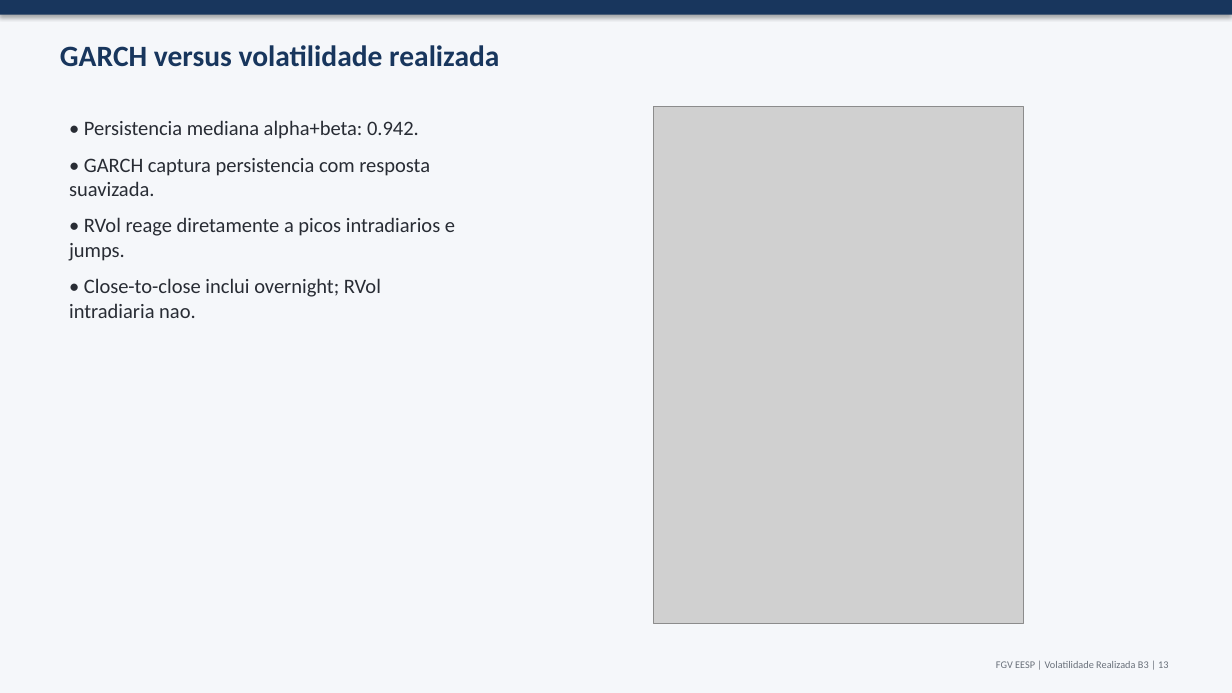
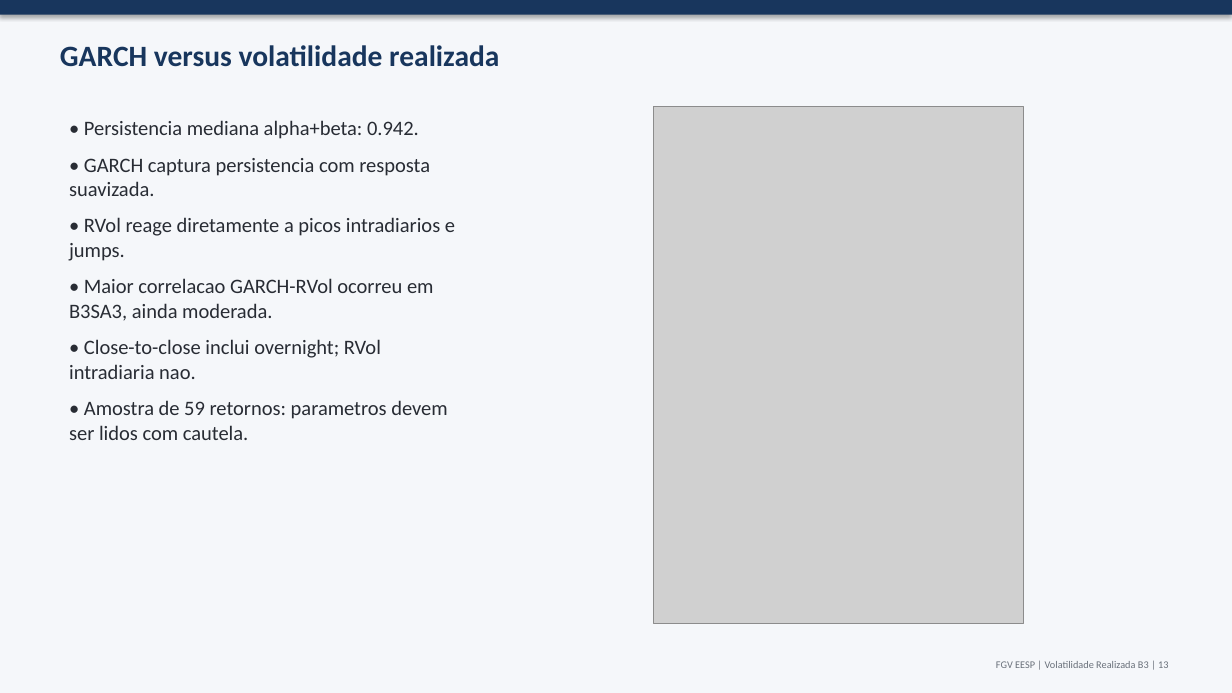
Before and after one commit to JoaoPauloZangrandi/volatilidade-realizada-b3, a slide deck: slide 13 of outputs/slides/trabalho_volatilidade_realizada_b3.pptx. Drawn at 1232x693 pixels with LibreOffice and Linux fonts; fonts in the diff are those of the drawing; grey boxes stand for pictures. Boxes give left, top, right and bottom in pixels: in the first picture for what was removed or moved away, otherwise in the second. Text is boxed around its words. In the diff, an @@ line names an element or a change of style, - is before the commit and + after.

```diff
--- a/outputs/slides/trabalho_volatilidade_realizada_b3.pptx
+++ b/outputs/slides/trabalho_volatilidade_realizada_b3.pptx
@@ text at <box>69,278,434,321</box>: paragraph added @@
+• Maior correlacao GARCH-RVol ocorreu em B3SA3, ainda moderada.
@@ text at <box>69,400,447,440</box>: paragraph added @@
+• Amostra de 59 retornos: parametros devem ser lidos com cautela.
```
Also in this commit, not shown: 7 other slides changed, 48 other files.
